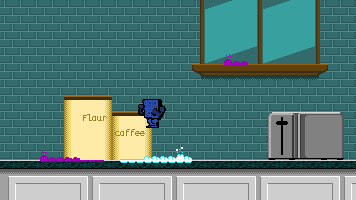
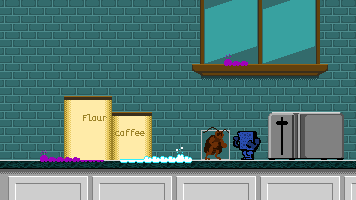
Two versions of the same layered image (356 × 200). Layer-by-layer changes:
added group "Layer Group" with 3 layers above "Layer #2" over [203, 127, 229, 160]
added layer "Layer #6" in group "Layer Group" over [203, 127, 229, 160]
added layer "Layer #7" in group "Layer Group" over [204, 135, 221, 155]
added layer "Layer #8" in group "Layer Group" over [204, 135, 223, 154]
painted on "Layer #2" over [138, 99, 261, 160]
